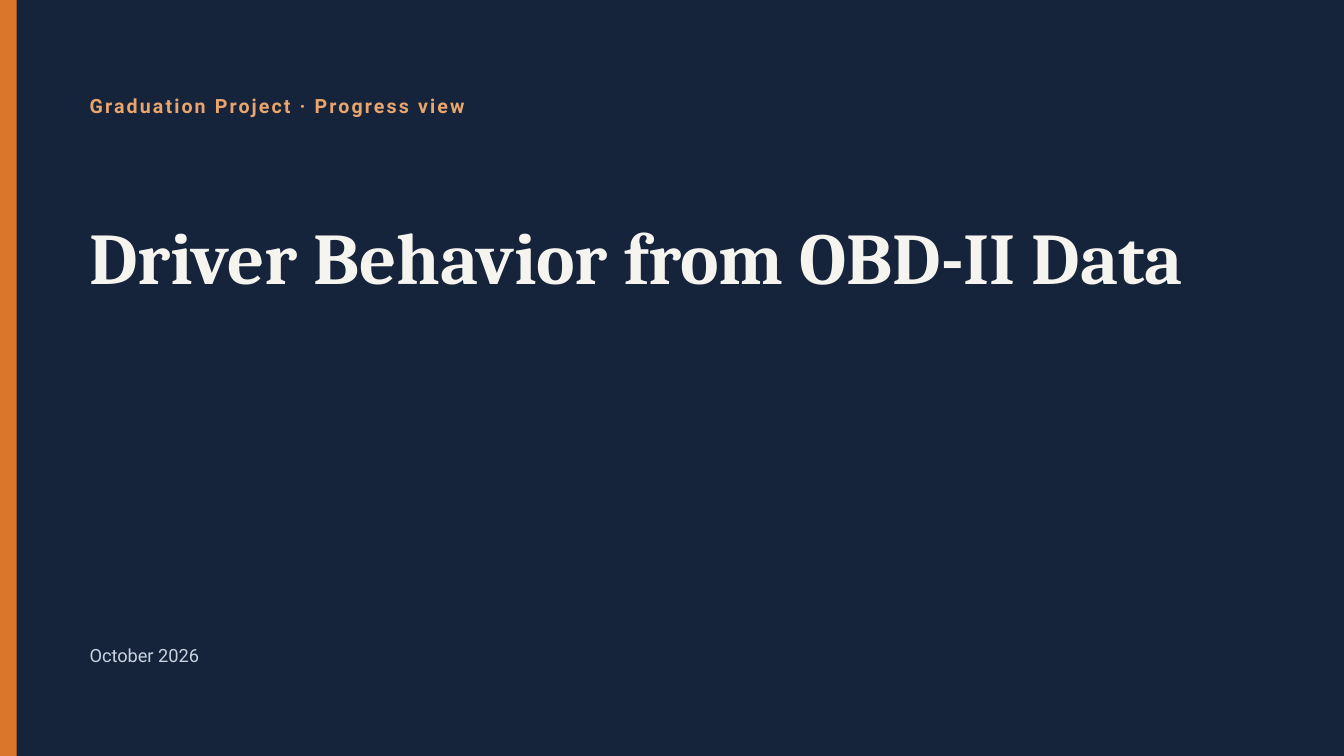
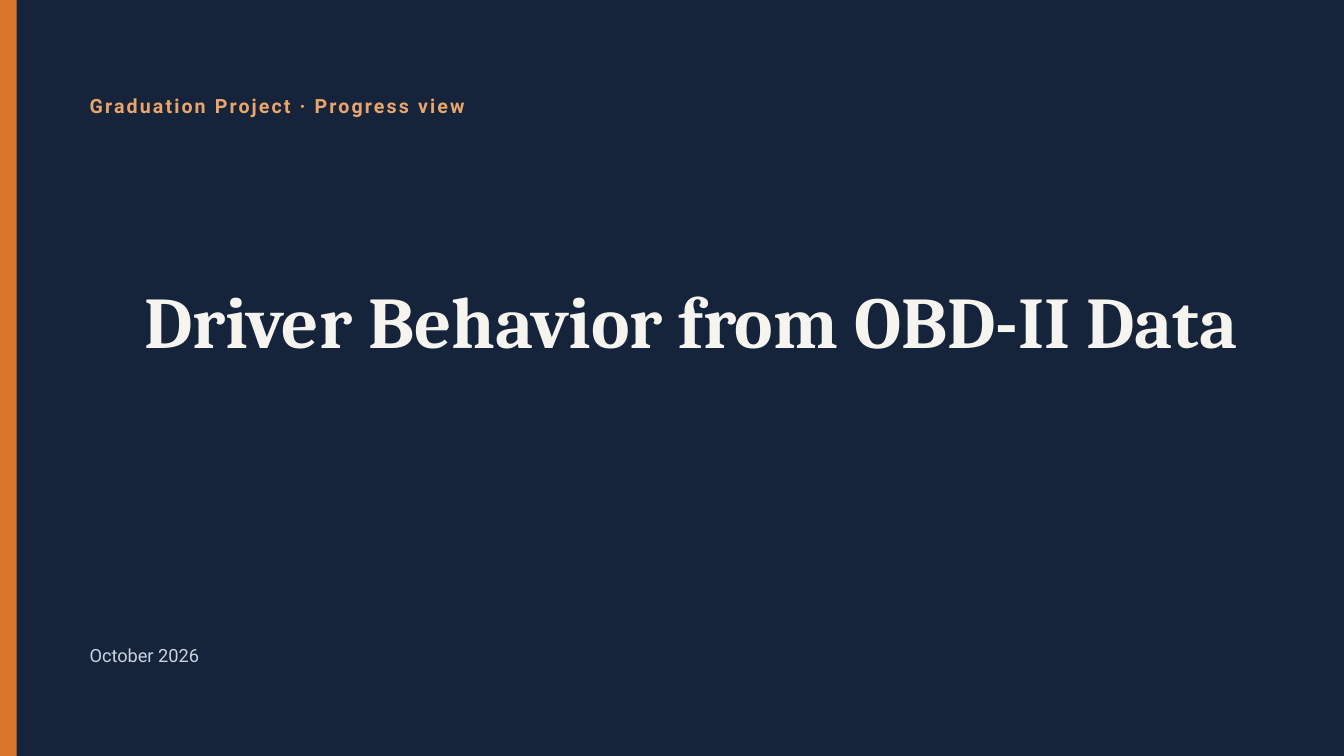
Before and after one commit to Osama-Gamil/Driver-Behaviour-PR, a slide deck: slide 1 of presentation/Driver_Safety_Project_organized.pptx. Drawn at 1344x756 pixels with LibreOffice and Linux fonts; fonts in the diff are those of the drawing. Boxes give left, top, right and bottom in pixels: in the first picture for what was removed or moved away, otherwise in the second. Text is boxed around its words. In the diff, an @@ line names an element or a change of style, - is before the commit and + after.

```diff
--- a/presentation/Driver_Safety_Project_organized.pptx
+++ b/presentation/Driver_Safety_Project_organized.pptx
@@ title "Driver Behavior from OBD-II Data": place and size @@
-title "Driver Behavior from OBD-II Data" at (90,232,1183,285)
+title "Driver Behavior from OBD-II Data" at (144,296,1237,349)
```
Also in this commit, not shown: 4 slides added, 2 slides removed.
